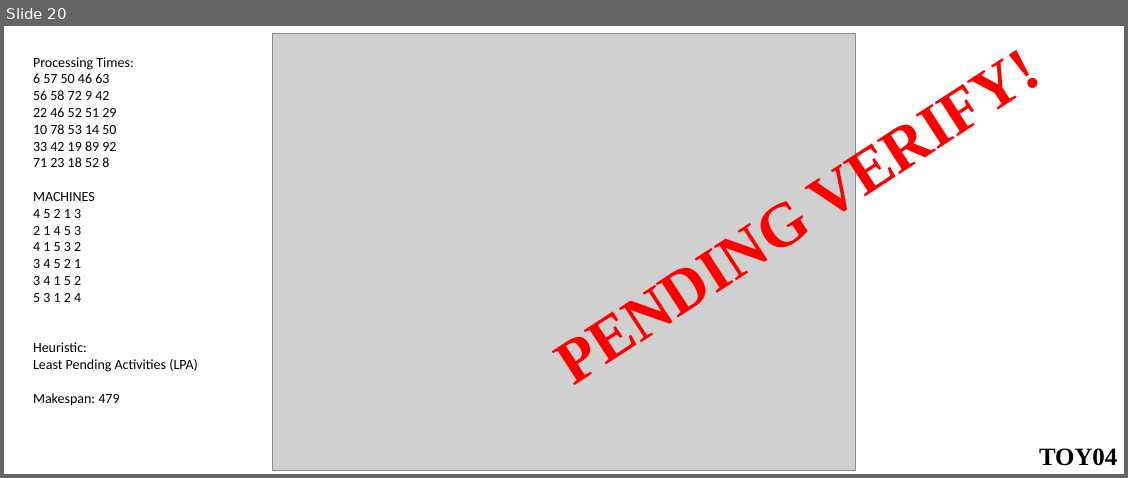
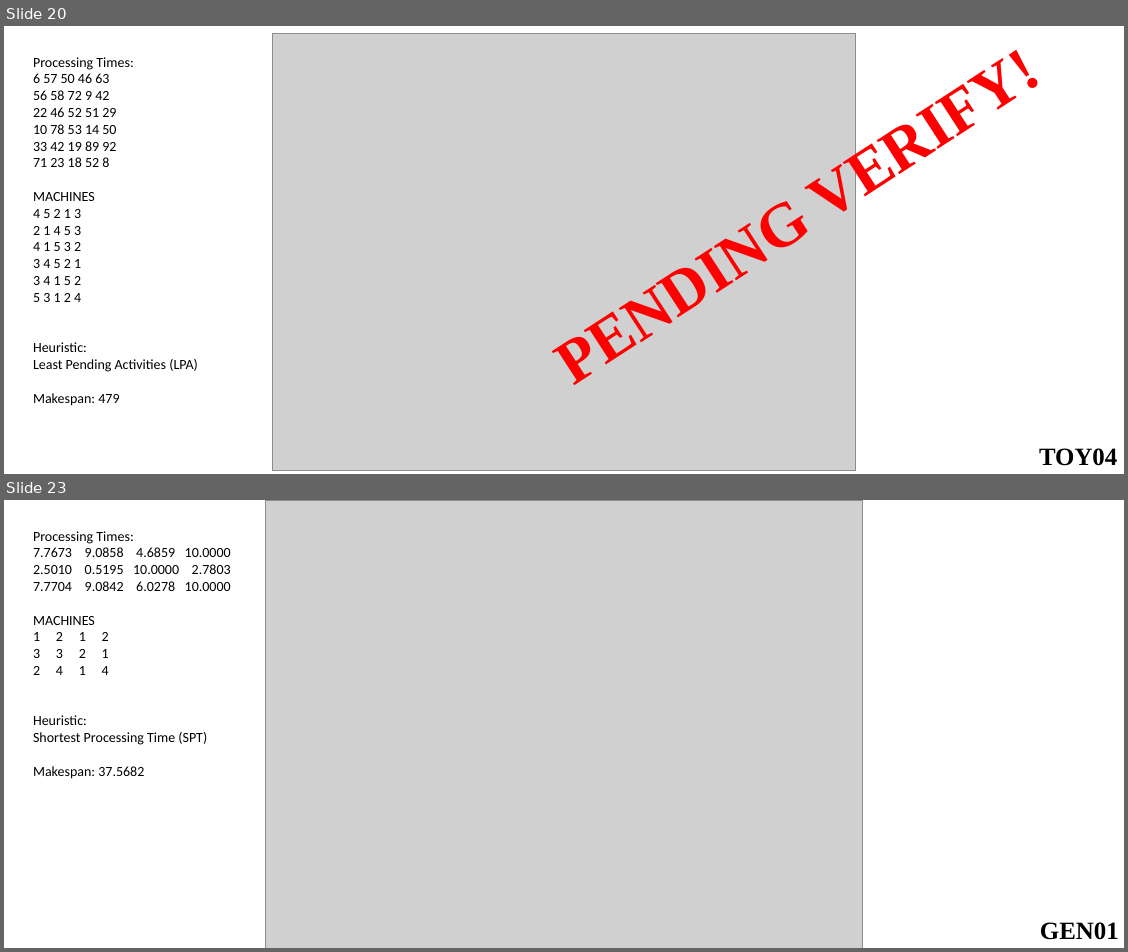
Before and after one commit to iamaya2/BaseInstances, a slide deck: JobShopScheduling/Instances.pptx. Shown one above the other, each under a label of ours: slide 20 before the commit, slides 20 and 23 after it; the slides between them are not shown. The pictures are 1128x478 and 1128x952 pixels, drawn with LibreOffice and Linux fonts; fonts in the diff are those of the drawing; grey boxes stand for pictures. Boxes give left, top, right and bottom in pixels: in the first picture for what was removed or moved away, otherwise in the second. Text is boxed around its words. In the diff, an @@ line names an element or a change of style, - is before the commit and + after.

```diff
--- a/JobShopScheduling/Instances.pptx
+++ b/JobShopScheduling/Instances.pptx
@@ slide 23 added at <box>4,500,1124,948</box>, background #FFFFFF @@
@@ picture added at <box>266,500,863,948</box> @@
@@ text added at <box>33,531,231,779</box>, 18 pt, text #000000 @@
+Processing Times:
+7.7673 9.0858 4.6859 10.0000
+2.5010 0.5195 10.0000 2.7803
+7.7704 9.0842 6.0278 10.0000
+MACHINES
+1 2 1 2
+3 3 2 1
+2 4 1 4
+Heuristic:
+Shortest Processing Time (SPT)
+Makespan: 37.5682
@@ text added at <box>1040,922,1119,940</box>, 32 pt, text #000000, bold @@
+GEN01
```
Also in this commit, not shown: 9 other slides added.
